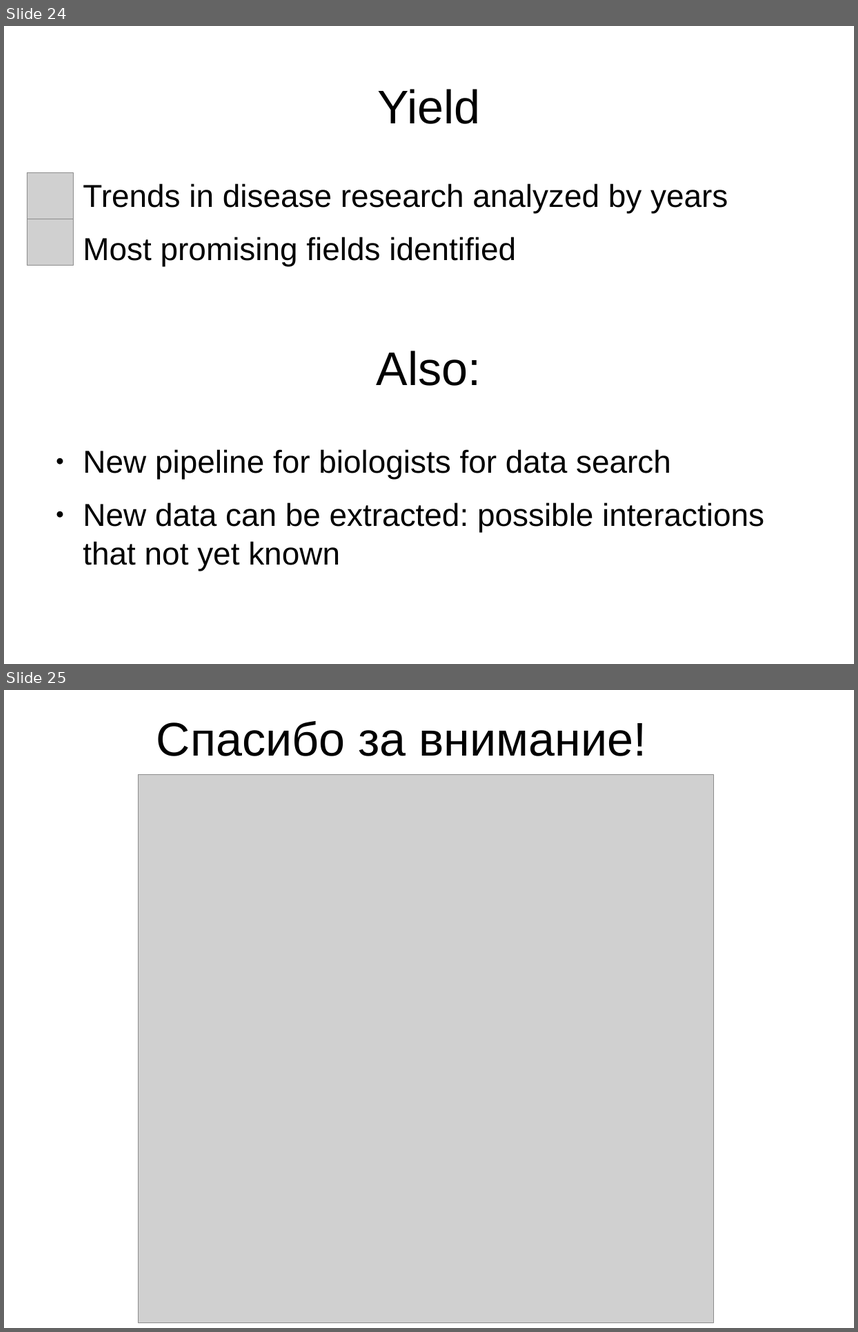
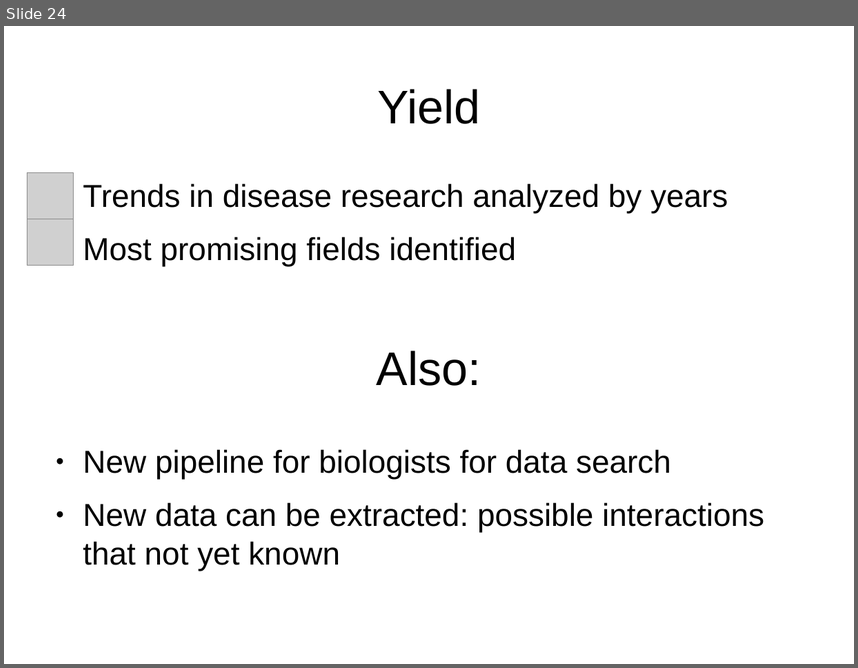
Before and after one commit to akarazeev/BioHack2017, a slide deck: biohack-alzheimers-prestntoion.odp. Shown one above the other, each under a label of ours: slides 24 and 25 before the commit, slide 24 after it. The pictures are 858x1332 and 858x668 pixels, drawn with LibreOffice and Linux fonts; fonts in the diff are those of the drawing; grey boxes stand for pictures. Boxes give left, top, right and bottom in pixels: in the first picture for what was removed or moved away, otherwise in the second. Text is boxed around its words. In the diff, an @@ line names an element or a change of style, - is before the commit and + after.

```diff
--- a/biohack-alzheimers-prestntoion.odp
+++ b/biohack-alzheimers-prestntoion.odp
@@ slide 25 removed at (4,690,854,1328), background #FFFFFF @@
@@ title removed at (156,721,646,756) @@
-Спасибо за внимание!
@@ picture removed at (139,775,714,1323) @@
```
Also in this commit, not shown: 2 slides added, 1 other slide removed, 1 other file.
